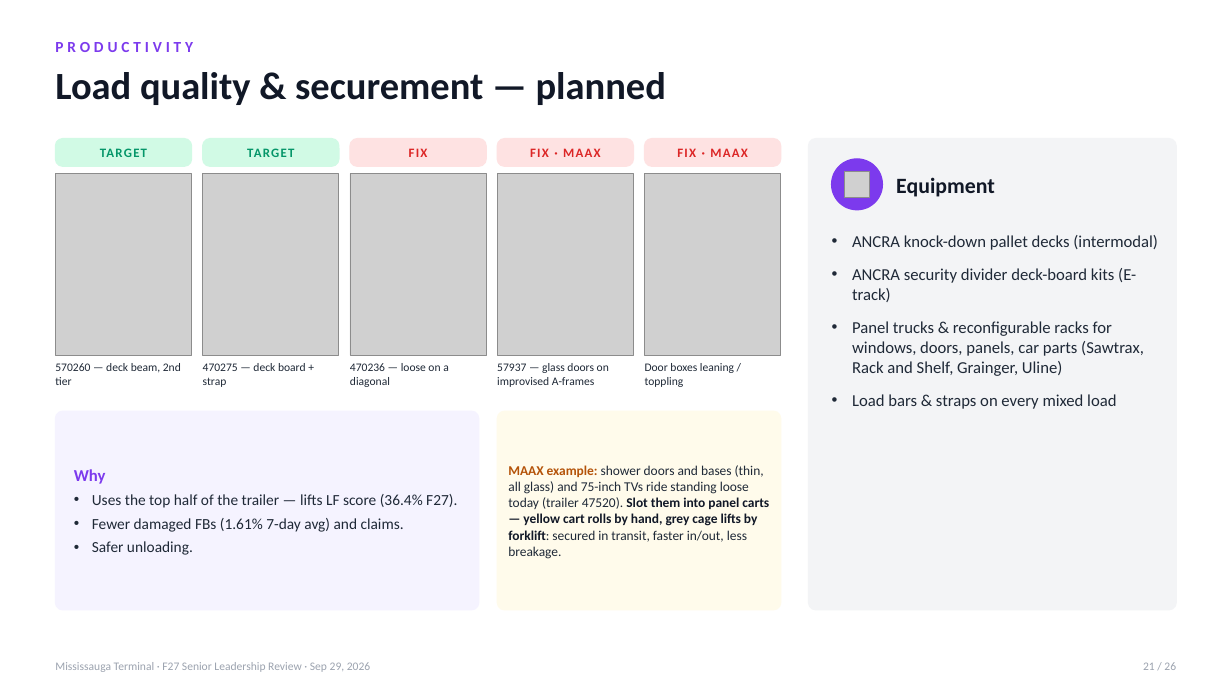
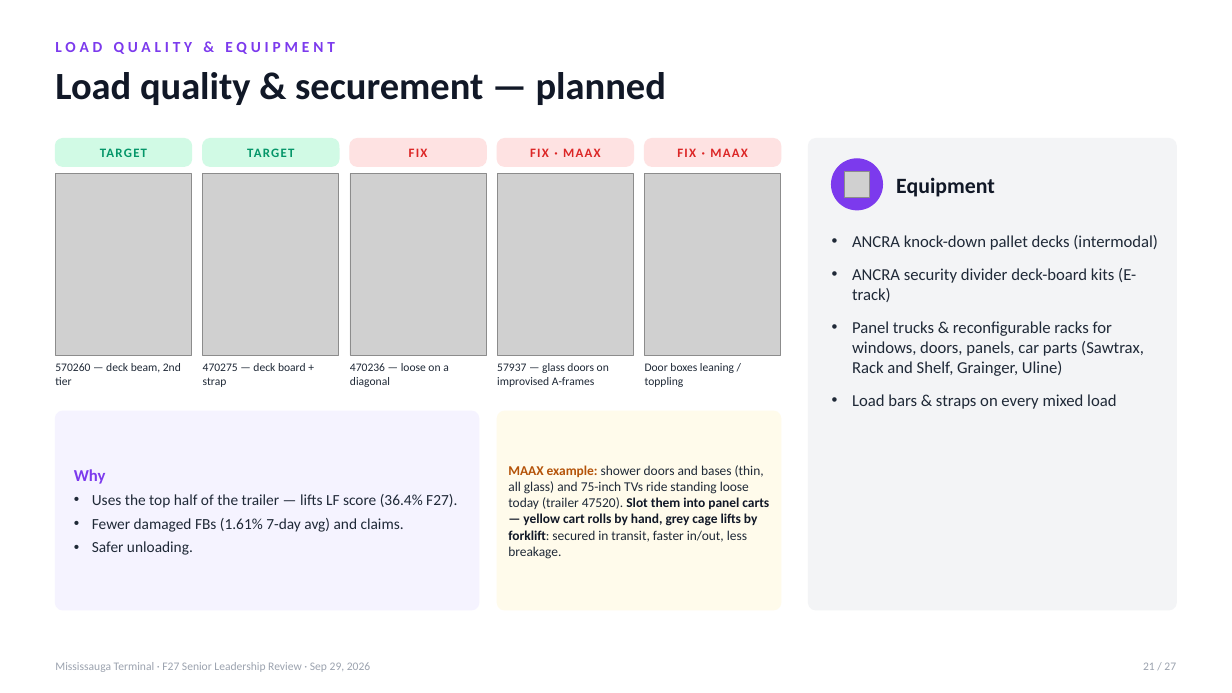
Before and after one commit to FuoriclasseX/mississauga-terminal-f26-cost-transformation-dashboard, a slide deck: slide 21 of presentation/Mississauga_F27_Leadership_Review_Sep29.pptx. Drawn at 1232x693 pixels with LibreOffice and Linux fonts; fonts in the diff are those of the drawing; grey boxes stand for pictures. Boxes give left, top, right and bottom in pixels: in the first picture for what was removed or moved away, otherwise in the second. Text is boxed around its words. In the diff, an @@ line names an element or a change of style, - is before the commit and + after.

```diff
--- a/presentation/Mississauga_F27_Leadership_Review_Sep29.pptx
+++ b/presentation/Mississauga_F27_Leadership_Review_Sep29.pptx
@@ text at [55, 42, 335, 54]: text changed @@
-PRODUCTIVITY
+LOAD QUALITY & EQUIPMENT
@@ text at [1143, 662, 1176, 670]: text changed @@
-21 / 26
+21 / 27
```
Also in this commit, not shown: 24 other slides changed, 1 slide added, 2 other files.
